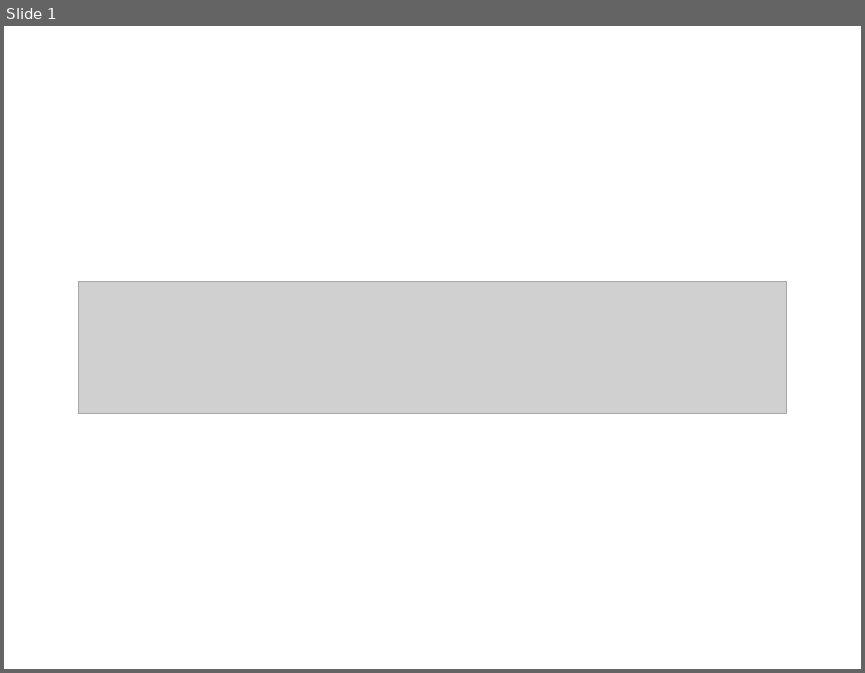
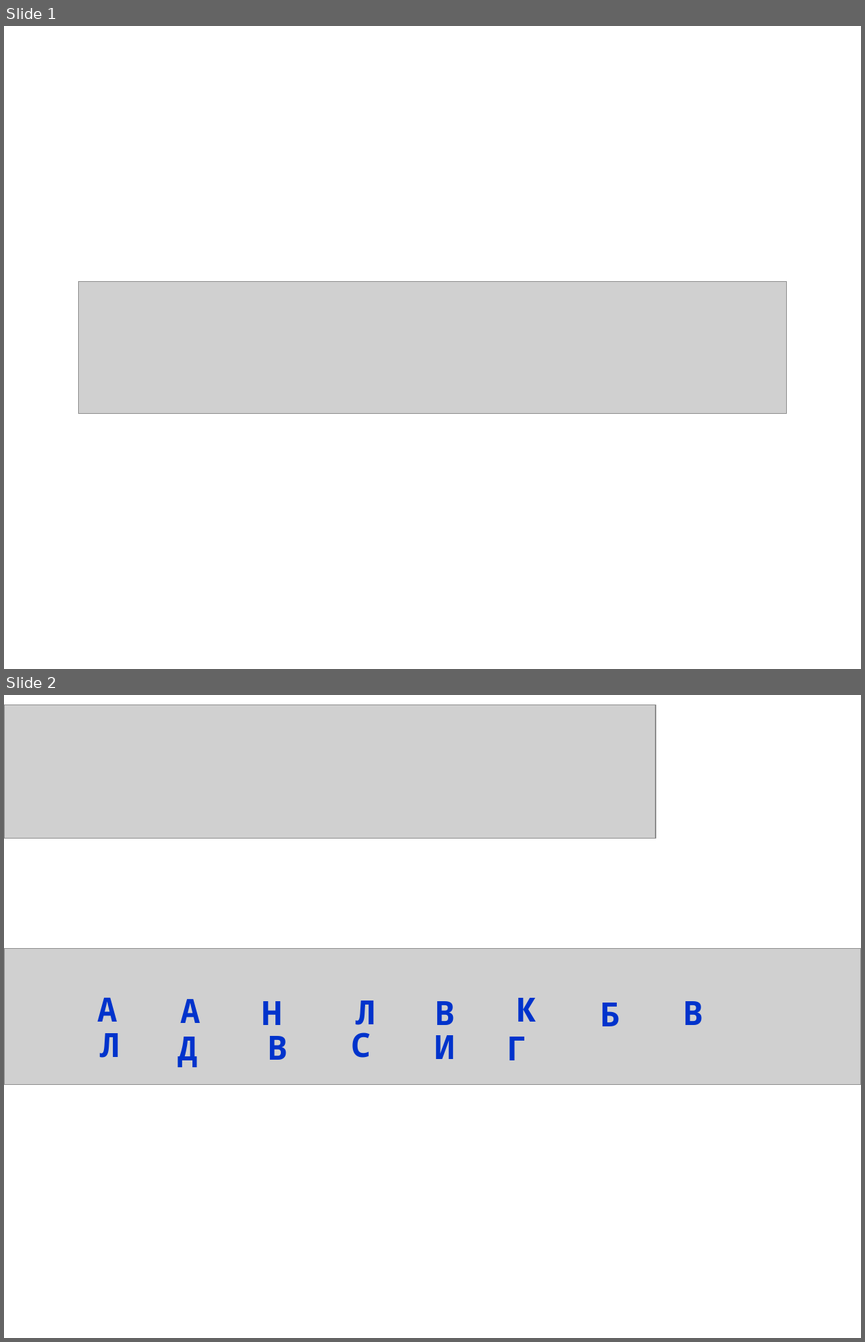
Before and after one commit to dkuzminov/polnikova, a slide deck: 1 класс/07. Большая буква в именах собственных.ppt. Shown one above the other, each under a label of ours: slide 1 before the commit, slides 1 and 2 after it. The pictures are 865x673 and 865x1342 pixels, drawn with LibreOffice and Linux fonts; fonts in the diff are those of the drawing; grey boxes stand for pictures. Boxes give left, top, right and bottom in pixels: in the first picture for what was removed or moved away, otherwise in the second. Text is boxed around its words. In the diff, an @@ line names an element or a change of style, - is before the commit and + after.

```diff
--- a/1 класс/07. Большая буква в именах собственных.ppt
+++ b/1 класс/07. Большая буква в именах собственных.ppt
@@ slide 2 added at box(4, 695, 861, 1338), background #FFFFFF @@
@@ picture added at box(4, 705, 655, 838) @@
@@ picture added at box(4, 949, 861, 1085) @@
@@ text added at box(97, 998, 117, 1021), 28 pt, text #0033CC, bold @@
+А
@@ text added at box(181, 999, 201, 1023), 28 pt, text #0033CC, bold @@
+А
@@ text added at box(356, 1000, 375, 1033), 28 pt, text #0033CC, bold @@
+Л
@@ text added at box(517, 998, 536, 1021), 28 pt, text #0033CC, bold @@
+К
@@ text added at box(262, 1001, 282, 1025), 28 pt, text #0033CC, bold @@
+Н
@@ text added at box(434, 1001, 454, 1025), 28 pt, text #0033CC, bold @@
+В
@@ text added at box(600, 1002, 620, 1026), 28 pt, text #0033CC, bold @@
+Б
@@ text added at box(683, 1001, 702, 1025), 28 pt, text #0033CC, bold @@
+В
@@ text added at box(99, 1033, 119, 1057), 28 pt, text #0033CC, bold @@
+Л
@@ text added at box(177, 1036, 197, 1067), 28 pt, text #0033CC, bold @@
+Д
@@ text added at box(267, 1036, 287, 1059), 28 pt, text #0033CC, bold @@
+В
@@ text added at box(351, 1032, 371, 1057), 28 pt, text #0033CC, bold @@
+С
@@ text added at box(434, 1035, 454, 1059), 28 pt, text #0033CC, bold @@
+И
@@ text added at box(507, 1036, 527, 1060), 28 pt, text #0033CC, bold @@
+Г
```
Also in this commit, not shown: 5 other slides added, 6 slides removed, 22 other files.
